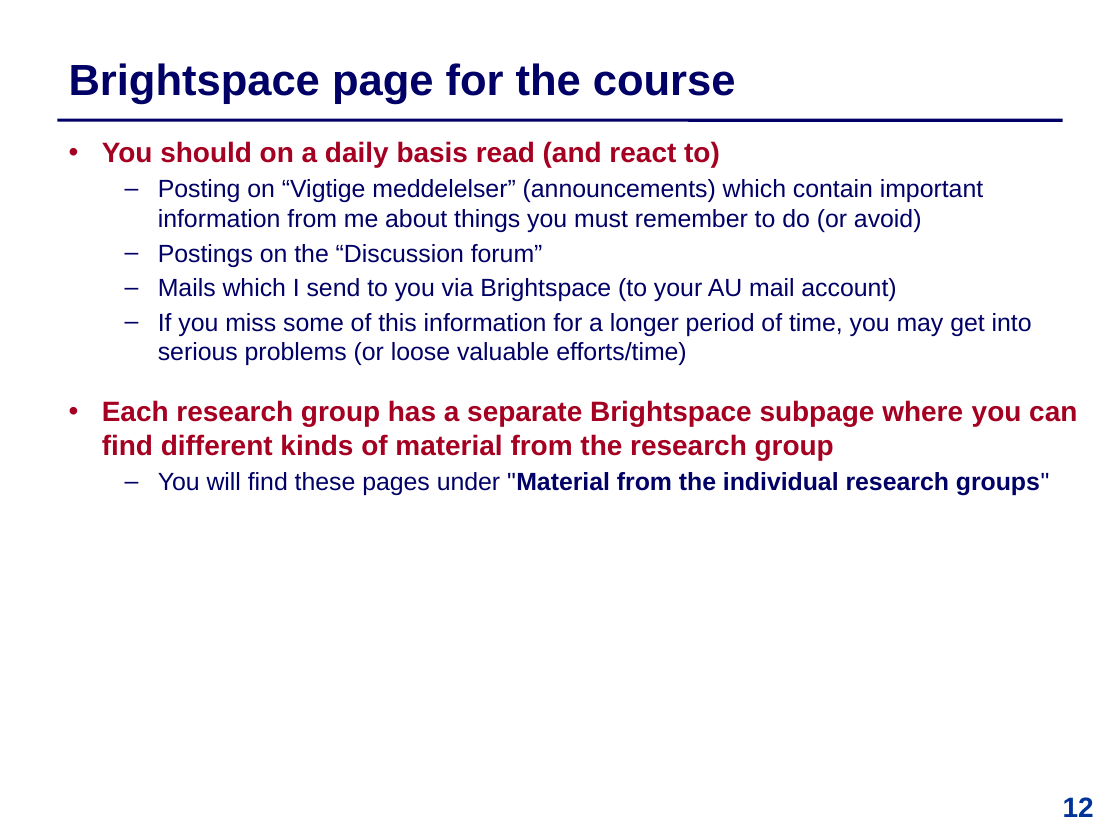
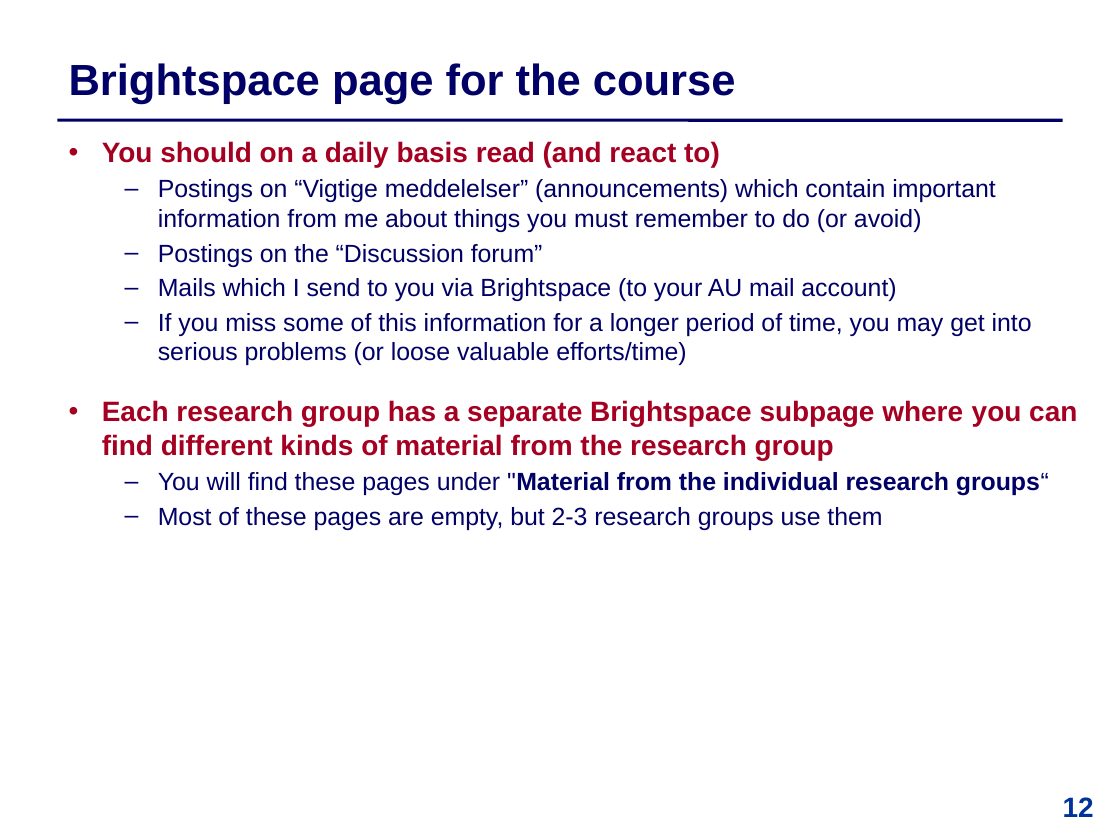
Before and after one commit to IntProgAU/Materiale, a slide deck: slide 12 of web/b25/0 Information Meeting.pptx. Drawn at 1120x840 pixels with LibreOffice and Linux fonts; fonts in the diff are those of the drawing. Boxes give left, top, right and bottom in pixels: in the first picture for what was removed or moved away, otherwise in the second. Text is boxed around its words. In the diff, an @@ line names an element or a change of style, - is before the commit and + after.

```diff
--- a/web/b25/0 Information Meeting.pptx
+++ b/web/b25/0 Information Meeting.pptx
@@ text at [158,179,995,232]: text changed @@
-  – Posting on “Vigtige meddelelser” (announcements) which contain important information from me about things you must remember to do (or avoid)
+  – Postings on “Vigtige meddelelser” (announcements) which contain important information from me about things you must remember to do (or avoid)
@@ text at [158,472,1049,530]: text changed; bold off @@
-  – You will find these pages under "Material from the individual research groups"
+  – You will find these pages under "Material from the individual research groups“
+  – Most of these pages are empty, but 2-3 research groups use them
```
Also in this commit, not shown: 9 other slides changed.
